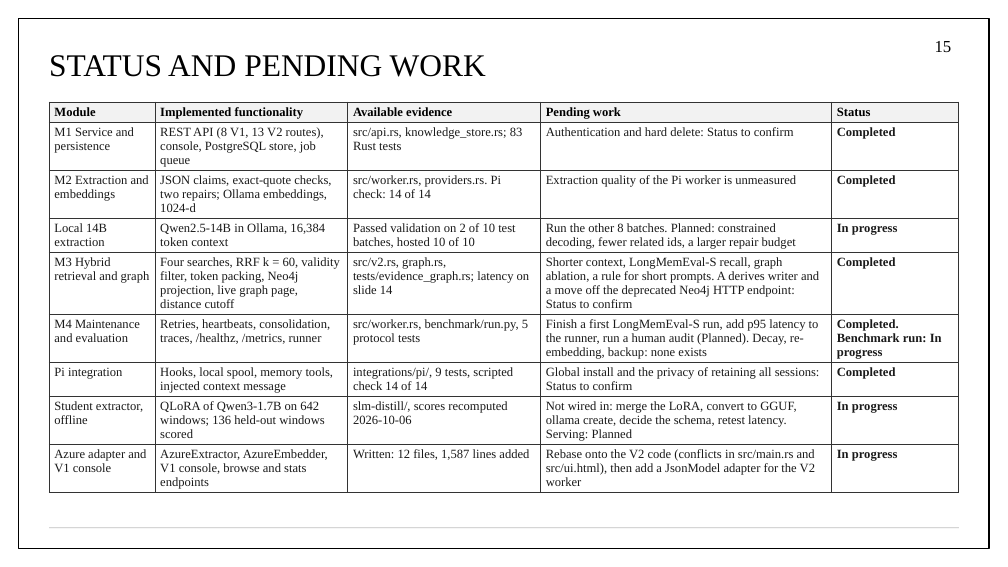
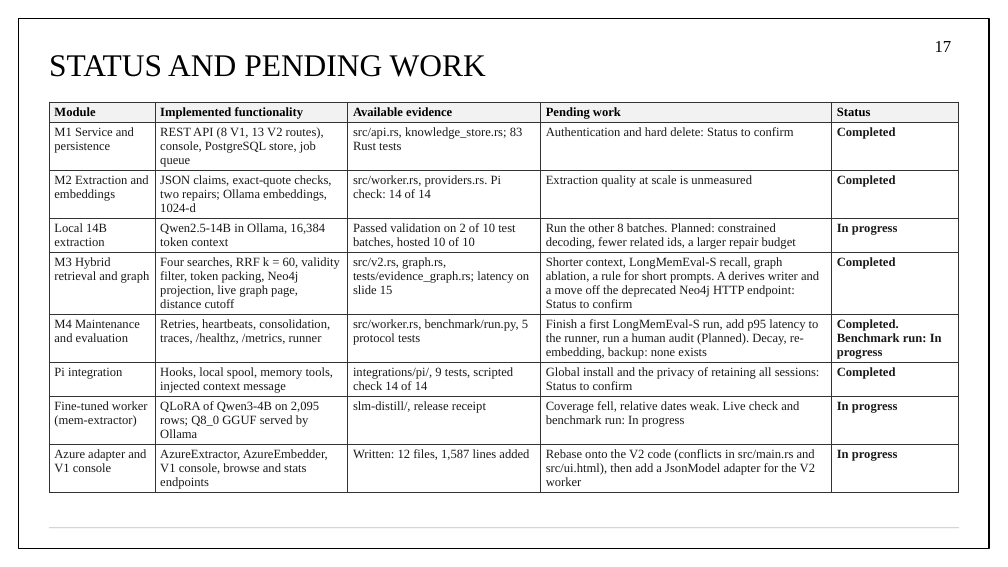
Before and after one commit to aryaniyaps/sdp-2026, a slide deck: slide 17 of P1_R2_13.pptx (slide 15 before the commit). Drawn at 1008x567 pixels with LibreOffice and Linux fonts; fonts in the diff are those of the drawing. Boxes give left, top, right and bottom in pixels: in the first picture for what was removed or moved away, otherwise in the second. Text is boxed around its words. In the diff, an @@ line names an element or a change of style, - is before the commit and + after.

Commit message:
Update Second Review deck with worker architecture and benchmark template
Adds the worker architecture slide and a Coding sessions input to the system architecture, updates the fine-tuning slides for the Qwen3-4B worker, and adds a benchmark results table with the pilot status. Benchmark results are not filled in yet.

```diff
--- a/P1_R2_13.pptx
+++ b/P1_R2_13.pptx
@@ page number at [935, 41, 952, 52]: text changed @@
-15
+17
@@ table at [49, 102, 959, 493] @@
-row 3, column 4: Extraction quality of the Pi worker is unmeasured
+row 3, column 4: Extraction quality at scale is unmeasured
-row 5, column 3: src/v2.rs, graph.rs, tests/evidence_graph.rs; latency on slide 14
+row 5, column 3: src/v2.rs, graph.rs, tests/evidence_graph.rs; latency on slide 15
-row 8: Student extractor, offline | QLoRA of Qwen3-1.7B on 642 windows; 136 held-out windows scored | slm-distill/, scores recomputed 2026-10-06 | Not wired in: merge the LoRA, convert to GGUF, ollama create, decide the schema, retest latency. Serving: Planned | In progress
+row 8: Fine-tuned worker (mem-extractor) | QLoRA of Qwen3-4B on 2,095 rows; Q8_0 GGUF served by Ollama | slm-distill/, release receipt | Coverage fell, relative dates weak. Live check and benchmark run: In progress | In progress
```
Also in this commit, not shown: 9 other slides changed, 2 slides added.
